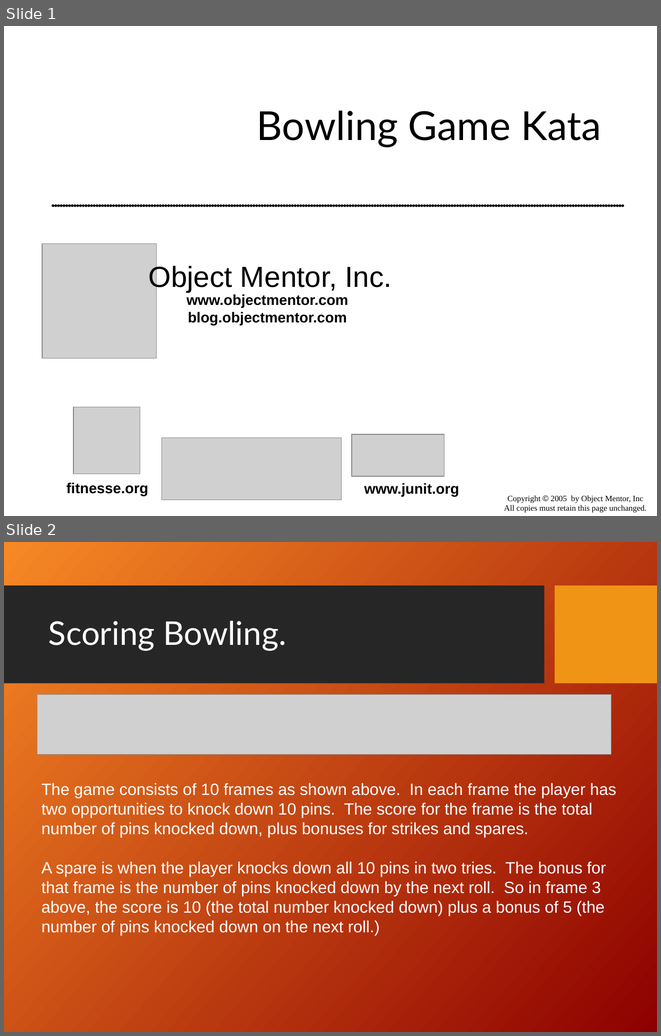
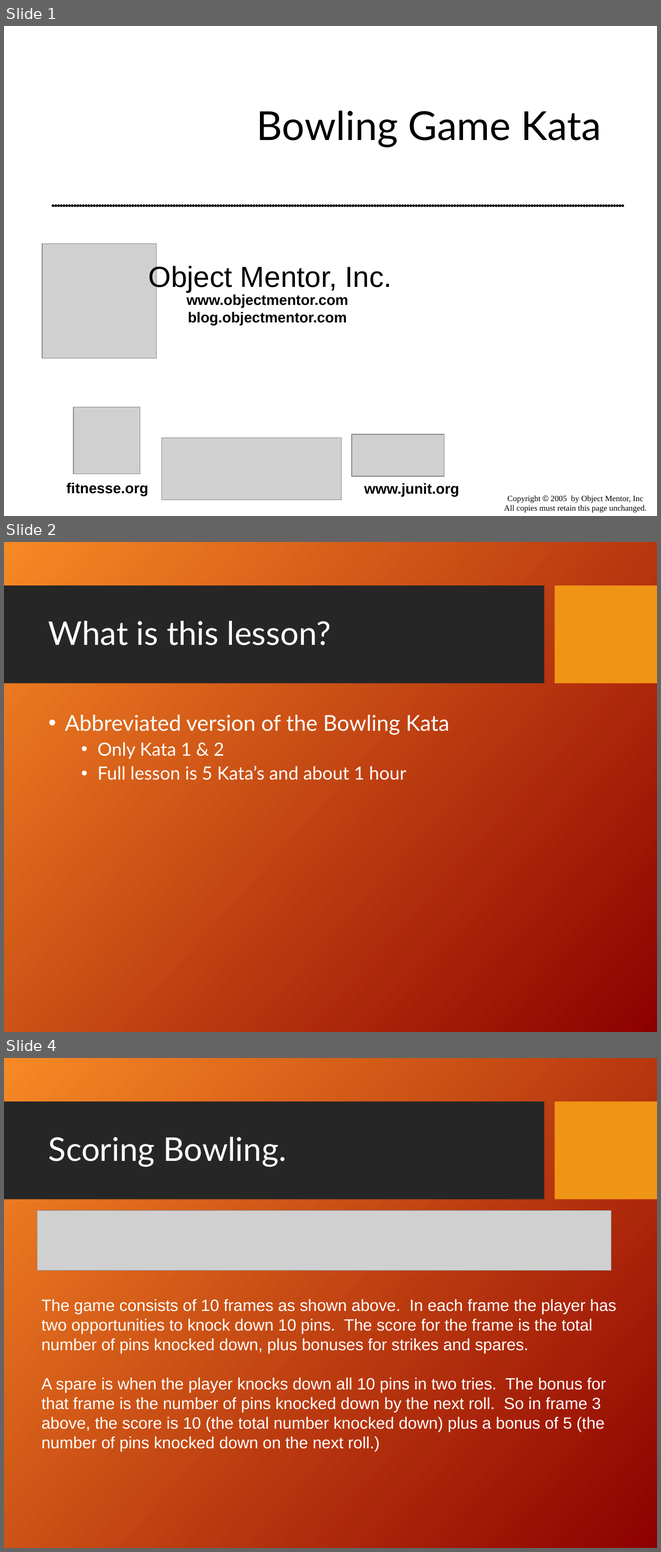
Before and after one commit to dkneuma/BowlingGame, a slide deck: Documentation/Bowling Game Kata.ppt. Shown one above the other, each under a label of ours: slides 1 and 2 before the commit, slides 1, 2 and 4 after it; the slides between them are not shown. The pictures are 661x1036 and 661x1552 pixels, drawn with LibreOffice and Linux fonts; fonts in the diff are those of the drawing; grey boxes stand for pictures; background and template pictures are left out. Boxes give left, top, right and bottom in pixels: in the first picture for what was removed or moved away, otherwise in the second. Text is boxed around its words. In the diff, an @@ line names an element or a change of style, - is before the commit and + after.

```diff
--- a/Documentation/Bowling Game Kata.ppt
+++ b/Documentation/Bowling Game Kata.ppt
@@ slide 2 added at bbox=[4, 542, 657, 1032], background picture (left out); not listed: 2 template elements that a slide beside it also shows @@
@@ title added at bbox=[49, 620, 331, 645], 36 pt, text #FFFFFF @@
+What is this lesson?
@@ text added at bbox=[65, 714, 449, 780], 20 pt, text #FFFFFF @@
+• Abbreviated version of the Bowling Kata
+  • Only Kata 1 & 2
+  • Full lesson is 5 Kata’s and about 1 hour
@@ what was slide 2 is now slide 4 @@
```
Also in this commit, not shown: 2 slides changed, 2 other slides added, 5 other files.
